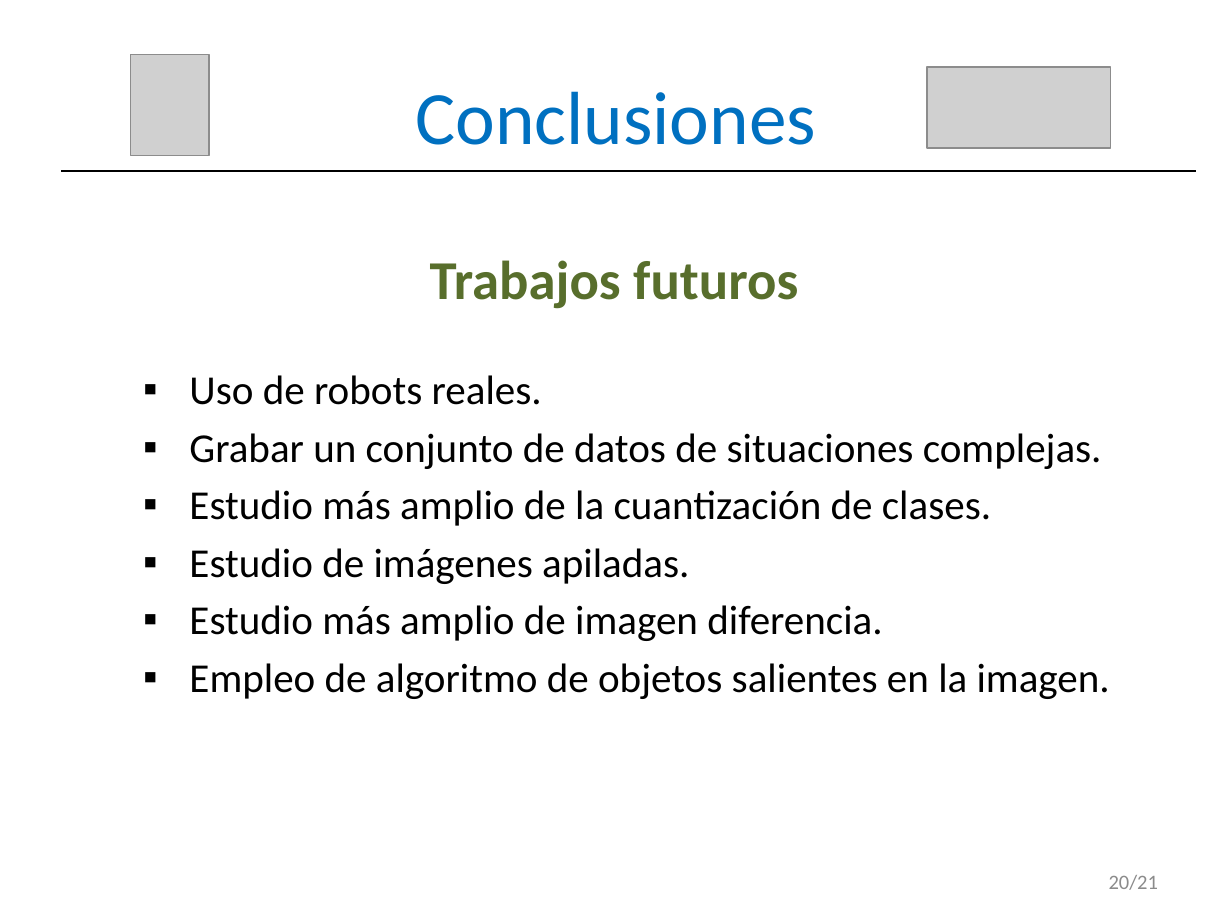
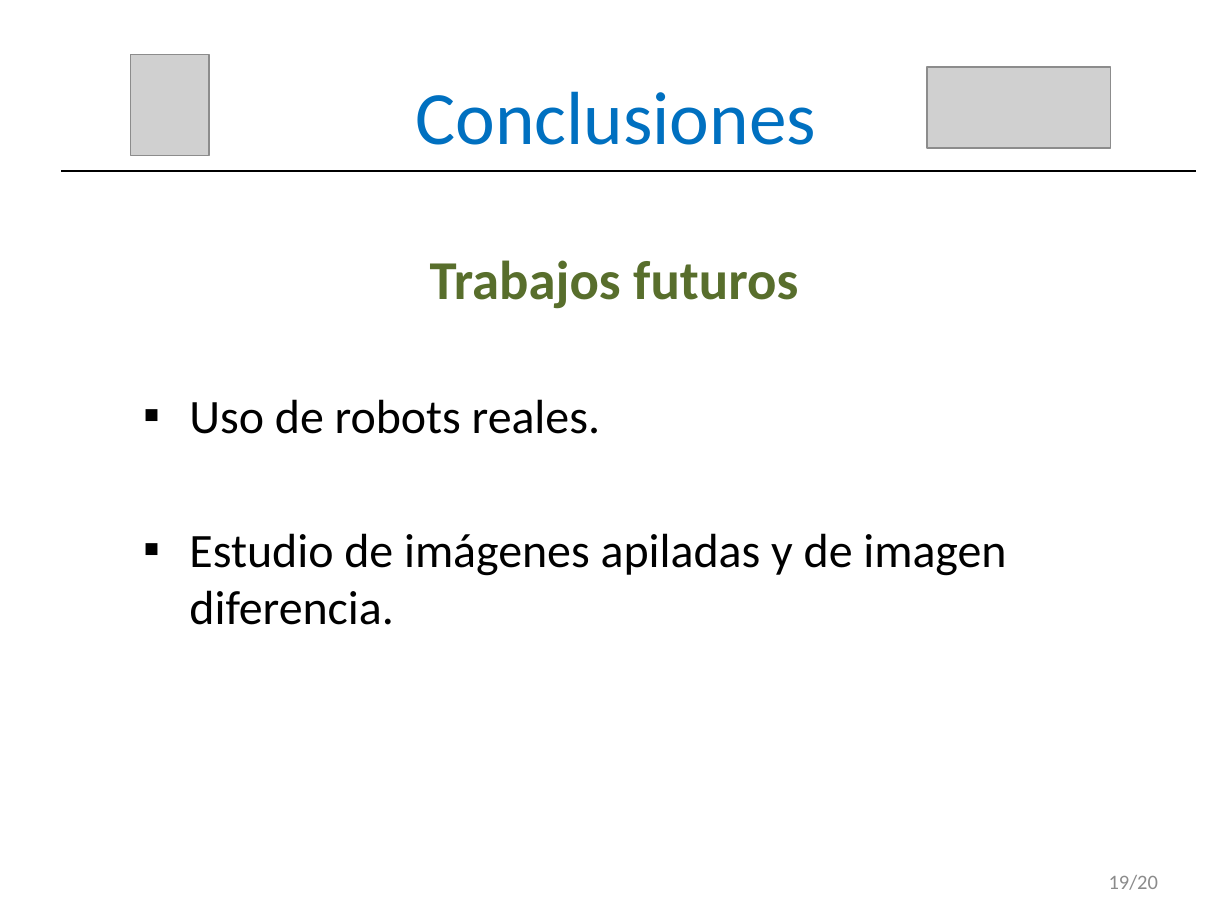
Before and after one commit to RoboticsLabURJC/2017-tfm-vanessa-fernandez, a slide deck: slide 20 of Memoria/Presentación.pptx (slide 21 before the commit). Drawn at 1232x924 pixels with LibreOffice and Linux fonts; fonts in the diff are those of the drawing; grey boxes stand for pictures. Boxes give left, top, right and bottom in pixels: in the first picture for what was removed or moved away, otherwise in the second. Text is boxed around its words. In the diff, an @@ line names an element or a change of style, - is before the commit and + after.

Commit message:
presentacion

```diff
--- a/Memoria/Presentación.pptx
+++ b/Memoria/Presentación.pptx
@@ text "Uso de robots reales.": place and size @@
-text "Uso de robots reales." at [189, 375, 1110, 699]
+text "Uso de robots reales." at [189, 399, 1006, 625]
@@ text at [189, 399, 600, 434]: size 24 to 28 pt in "Uso de robots reales." @@
@@ text at [189, 533, 1006, 625]: text changed; size 24 to 28 pt @@
-▪ Grabar un conjunto de datos de situaciones complejas.
-▪ Estudio más amplio de la cuantización de clases.
-▪ Estudio de imágenes apiladas.
-▪ Estudio más amplio de imagen diferencia.
-▪ Empleo de algoritmo de objetos salientes en la imagen.
+▪ Estudio de imágenes apiladas y de imagen diferencia.
@@ text at [1109, 875, 1158, 890]: text changed @@
-20/21
+19/20
```
Also in this commit, not shown: 19 other slides changed, 1 slide removed.
